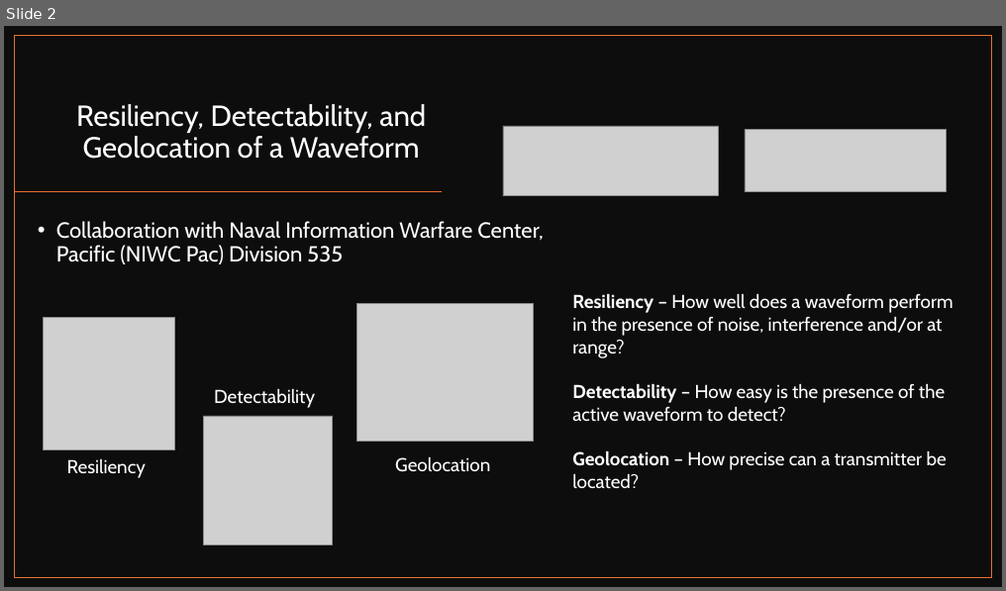
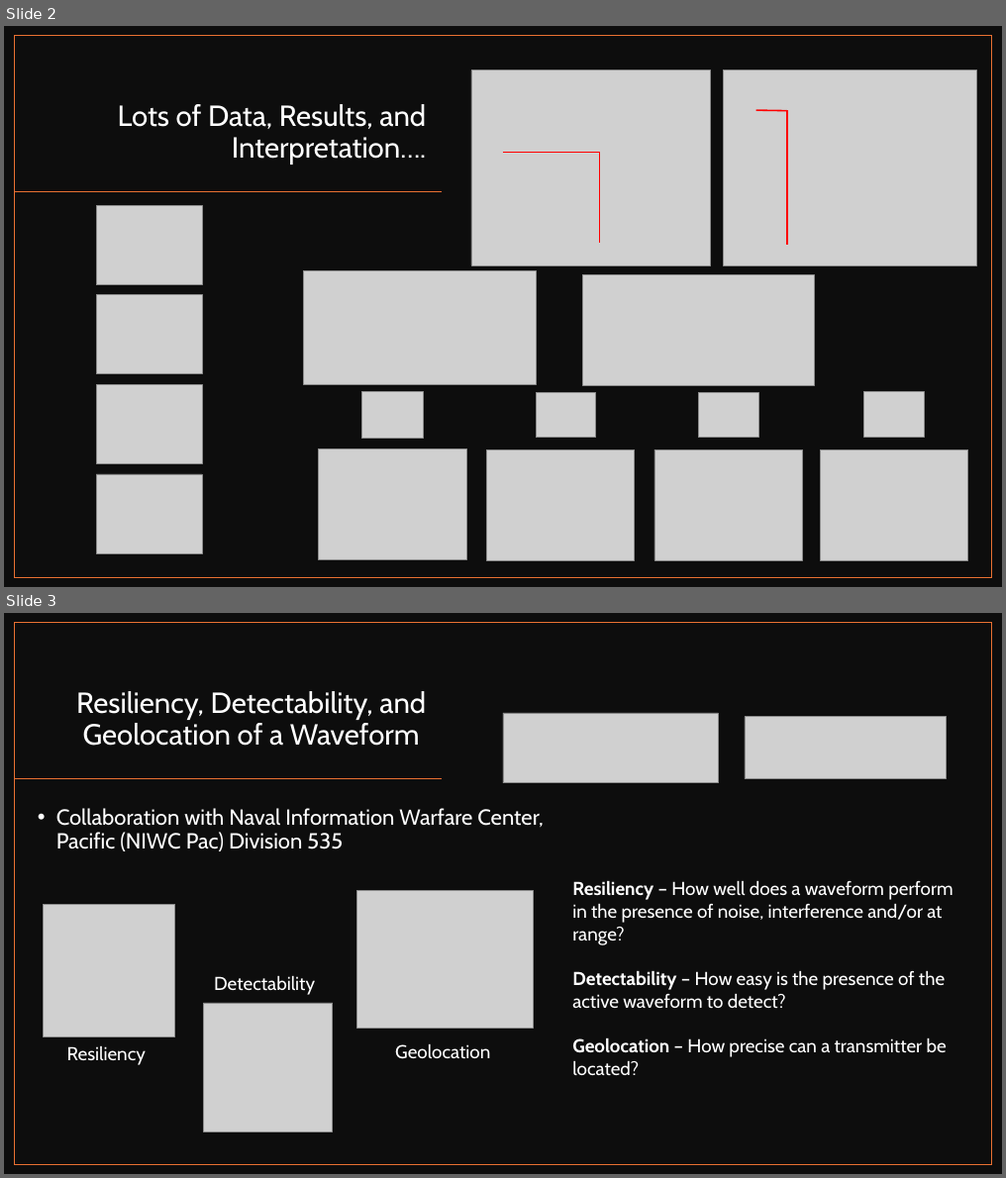
Before and after one commit to Brycycle/WES-CAPSTONE, a slide deck: Deliveries/Capstone Final Video_Bryce Rooney - Copy.pptx. Shown one above the other, each under a label of ours: slide 2 before the commit, slides 2 and 3 after it. The pictures are 1006x591 and 1006x1178 pixels, drawn with LibreOffice and Linux fonts; fonts in the diff are those of the drawing; grey boxes stand for pictures. Boxes give left, top, right and bottom in pixels: in the first picture for what was removed or moved away, otherwise in the second. Text is boxed around its words. In the diff, an @@ line names an element or a change of style, - is before the commit and + after.

```diff
--- a/Deliveries/Capstone Final Video_Bryce Rooney - Copy.pptx
+++ b/Deliveries/Capstone Final Video_Bryce Rooney - Copy.pptx
@@ slide 2 added at (x1=4, y1=26, x2=1002, y2=587), background #FFFFFF @@
@@ rectangle added at (x1=4, y1=26, x2=1002, y2=587), fill #0D0D0D @@
@@ rectangle added at (x1=15, y1=36, x2=992, y2=578), outline #E97132 1 pt @@
@@ picture added at (x1=471, y1=71, x2=710, y2=266) @@
@@ picture added at (x1=724, y1=71, x2=976, y2=266) @@
@@ title added at (x1=118, y1=104, x2=426, y2=165), 28 pt, text #FFFFFF @@
+Lots of Data, Results, and Interpretation….
@@ line added from (756, 110) to (787, 110), #FF0000 1.5 pt @@
@@ line added from (787, 110) to (787, 245), #FF0000 1.5 pt @@
@@ line added from (503, 153) to (600, 153), #FF0000 1.5 pt @@
@@ line added from (600, 153) to (600, 243), #FF0000 1.5 pt @@
@@ line added from (442, 192) to (15, 192), #E97132 1 pt @@
@@ picture added at (x1=96, y1=205, x2=202, y2=285) @@
@@ picture added at (x1=304, y1=272, x2=537, y2=384) @@
@@ picture added at (x1=583, y1=275, x2=814, y2=385) @@
@@ picture added at (x1=96, y1=294, x2=202, y2=374) @@
@@ picture added at (x1=96, y1=384, x2=202, y2=464) @@
@@ picture added at (x1=361, y1=392, x2=424, y2=439) @@
@@ picture added at (x1=536, y1=393, x2=595, y2=438) @@
@@ picture added at (x1=699, y1=393, x2=758, y2=438) @@
@@ picture added at (x1=864, y1=392, x2=924, y2=437) @@
@@ picture added at (x1=319, y1=449, x2=466, y2=560) @@
@@ picture added at (x1=487, y1=450, x2=635, y2=561) @@
@@ picture added at (x1=654, y1=450, x2=803, y2=561) @@
@@ picture added at (x1=820, y1=450, x2=968, y2=561) @@
@@ picture added at (x1=96, y1=474, x2=202, y2=554) @@
@@ what was slide 2 is now slide 3 @@
```
Also in this commit, not shown: 8 slides changed, 1 other slide added, 1 slide removed, 30 other files.
